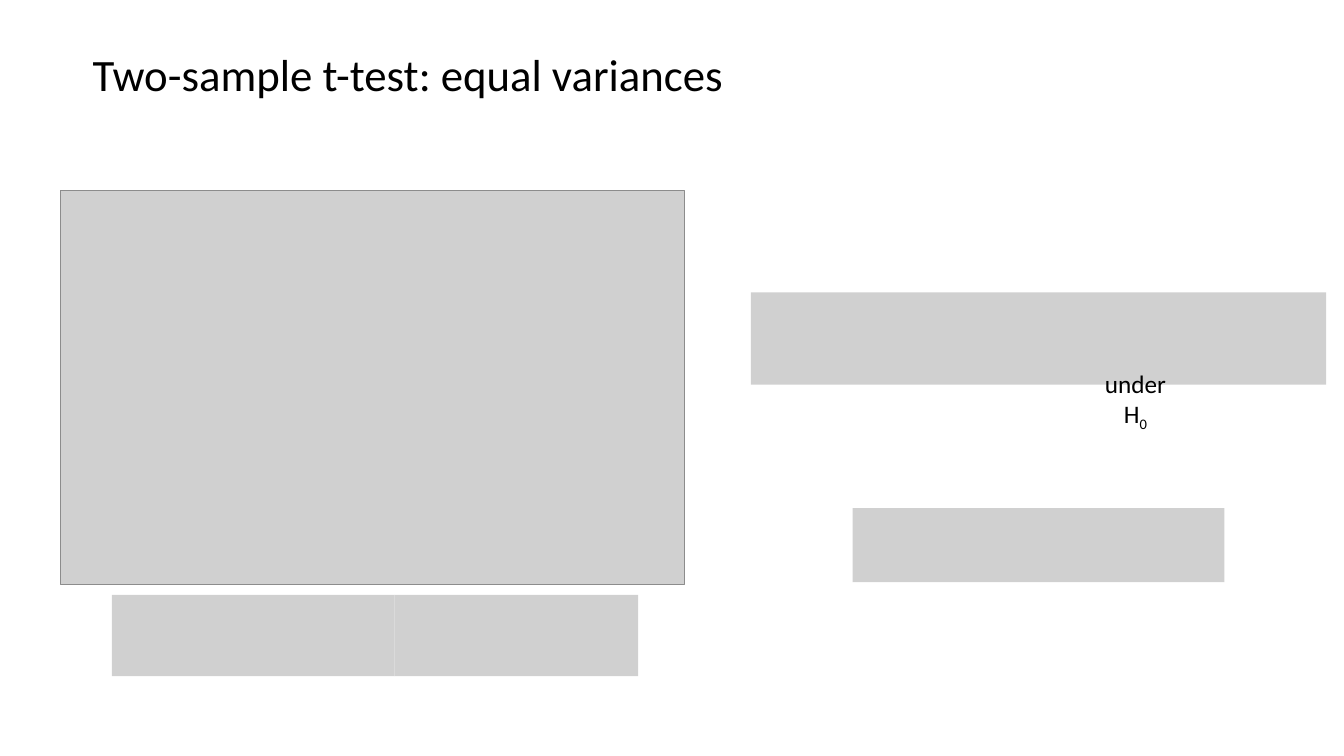
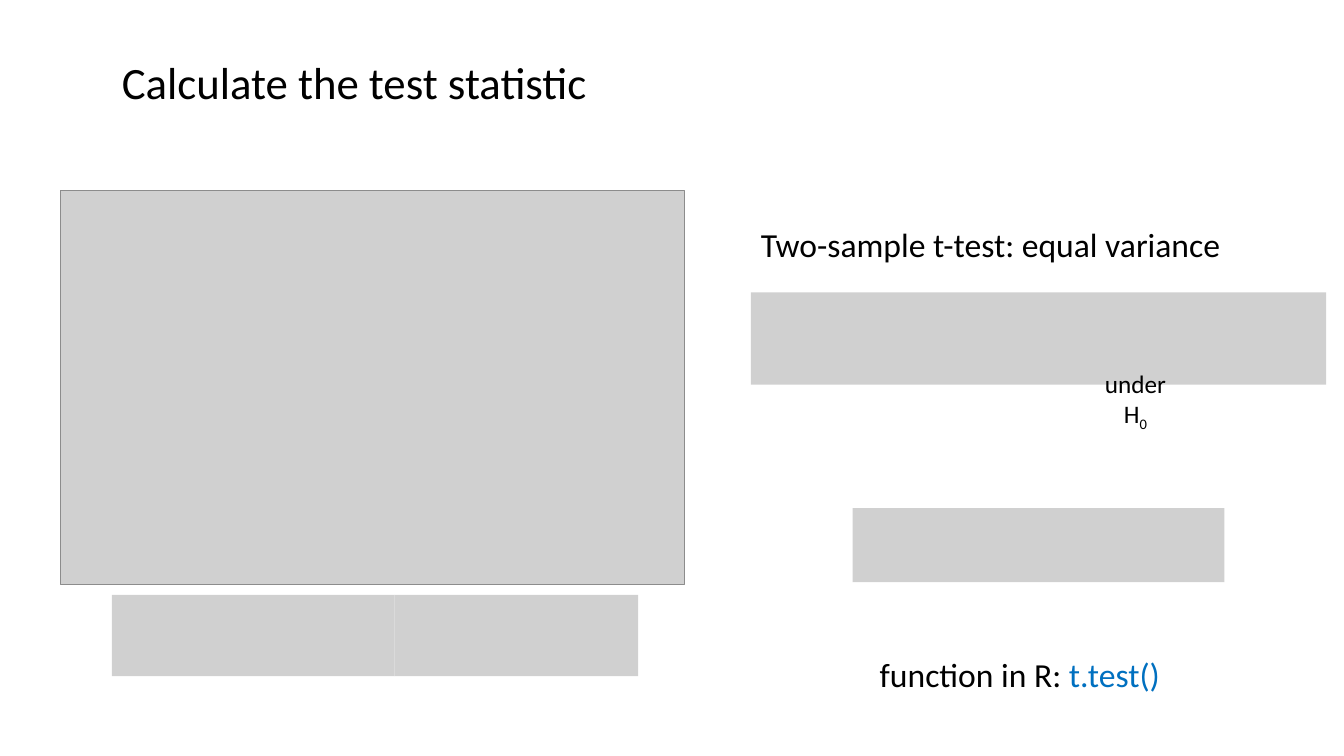
Before and after one commit to USCbiostats/LAsBEST, a slide deck: slide 9 of google-drive/week02/2Tues/1_lasbest-hypothesis-testing.pptx. Drawn at 1344x756 pixels with LibreOffice and Linux fonts; fonts in the diff are those of the drawing; grey boxes stand for pictures; background and template pictures are left out. Boxes give left, top, right and bottom in pixels: in the first picture for what was removed or moved away, otherwise in the second. Text is boxed around its words. In the diff, an @@ line names an element or a change of style, - is before the commit and + after.

```diff
--- a/google-drive/week02/2Tues/1_lasbest-hypothesis-testing.pptx
+++ b/google-drive/week02/2Tues/1_lasbest-hypothesis-testing.pptx
@@ text at (x1=122, y1=68, x2=586, y2=100): text changed @@
-Two-sample t-test: equal variances
+Calculate the test statistic
@@ text added at (x1=761, y1=233, x2=1220, y2=263), 24 pt, text #000000 @@
+Two-sample t-test: equal variance
@@ text added at (x1=880, y1=662, x2=1160, y2=692), 24 pt, text #000000 @@
+function in R: t.test()
```
Also in this commit, not shown: 7 other slides changed, 2 slides added, 4 slides removed, 1 other file.
